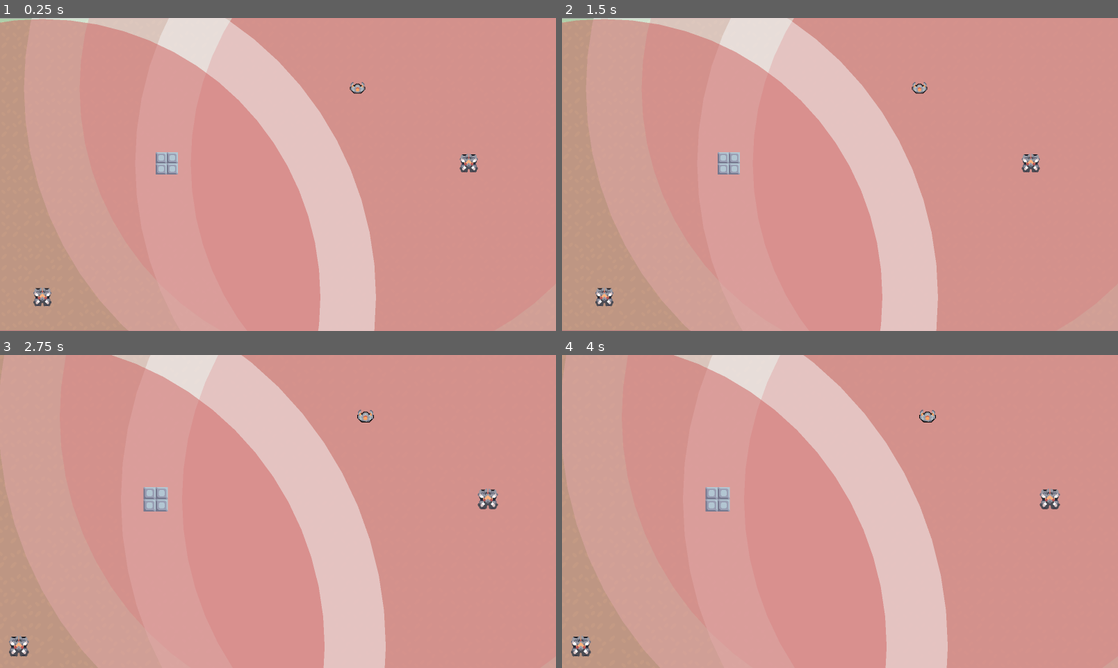
Above: before the commit, frames 1-4 (two rows, left to right).
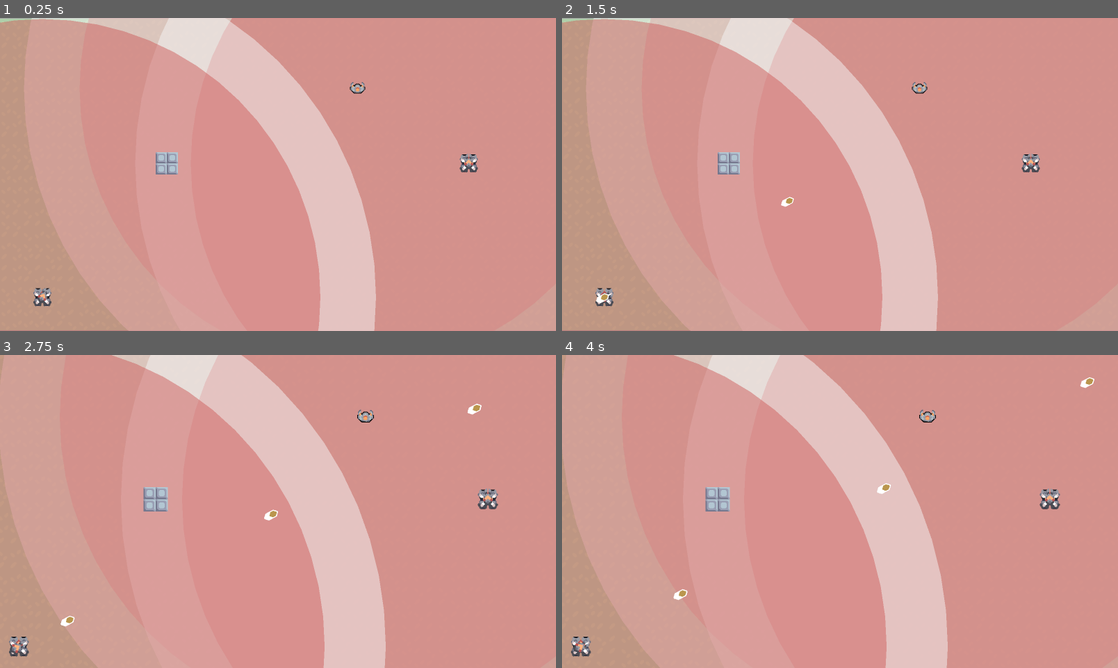
Above: after the commit, the same moments.

Repository: ToxicStarfall/mindustry-recreation
Game: Godot game, scene res://main.tscn
The game is run twice, just before and just after one commit, with the same random seed, the same clock (stepped at 60 frames per second) and the same inputs.
Inputs (mouse positions are in pixels of both pictures, inside the frame that each line leads up to):
- Up to frame 1 (0.25 s): no input
- Up to frame 2 (1.5 s): tap Enter at 0.5 s; drag from (734, 168) to (917, 89) at 0.52 s; tap Space at 1.25 s; drag from (723, 168) to (917, 89) at 1.27 s
- Up to frame 3 (2.75 s): move the mouse to (161, 495) at 2.02 s; hold D (move_right) from 2.03 s (still down); hold Mouse wheel up (zoom_in) from 2.03 s (still down); click (161, 495) at 2.3 s
- Up to frame 4 (4 s): release D (move_right) at 2.75 s; release Mouse wheel up (zoom_in) at 2.75 s; drag from (723, 492) to (928, 417) at 2.77 s; drag from (928, 417) to (712, 492) at 3.52 s

The runs differ from the first frame. In frame 1, less than 0.1% of the frame differs, in the area x 6-9%, y 86-91%; in frame 2, 0.1%; in frame 3, 0.3%, in the area x 1-87%, y 15-96%; in frame 4, 0.2%.

Commit message:
Temp fix for targeting

Diff:
--- a/components/node/attack_component.gd
+++ b/components/node/attack_component.gd
@@ -17,22 +17,19 @@
 
 
 func _unhandled_input(event: InputEvent) -> void:
-	if get_parent().is_controlled:
-		if event.is_action_pressed("attack"):
-			is_attacking = true
-		elif event.is_action_released("attack"):
-			is_attacking = false
+	#if get_parent().is_controlled:
+		#if event.is_action_pressed("attack"):
+			#is_attacking = true
+		#if event.is_action_released("attack"):
+			#is_attacking = false
 
-	if event.is_action("attack"):
-		if is_attacking:
-				for weapon in weapons:
-					#weapon.attacking = true
-					weapon.attacking = true #if weapon.target != null else false
-		else:
-				for weapon in weapons:
-					#weapon.attacking = false
-					weapon.attacking = false if weapon.target == null else true
-					pass
+		#if is_attacking:
+			#for weapon in weapons:
+				#weapon.attacking = true
+		#else:
+			#for weapon in weapons:
+				#weapon.attacking = false #if weapon.target == null else true  # Attacking stays true if there is a target.
+	pass
 
 
 func _physics_process(_delta: float) -> void:
@@ -41,5 +38,16 @@
 			weapon.target_position = get_parent().get_global_mouse_position()
 
 
-func attack_target():
-	pass
+func set_attack_status(status: bool):
+	is_attacking = status
+
+	for weapon in weapons:
+		weapon.attacking = is_attacking
+		#print(weapon.attacking)
+
+		if !owner.is_controlled and !is_attacking:
+			if weapon.target != null:
+				weapon.attacking = true  # Enable attacking if there was a previous target once player control stops.
+		#if is_attacking == false and :
+			#if weapon.target != null:
+				#weapon.attacking = true
--- a/components/node/targeting_component.gd
+++ b/components/node/targeting_component.gd
@@ -14,7 +14,7 @@
 
 @export_group("Targeting")
 @export var targets_closest: bool = true
-@export var targets_weakest: bool = true
+@export var targets_strongest: bool = true
 
 
 var entities: Array[Entity] = []  ## The entities which are in sight range.
@@ -43,7 +43,7 @@
 				targets.append(entity)
 		else:
 			targets.erase(entity)
-			target_lost.emit(entity)
+			#target_lost.emit(entity)
 			current_target = null
 
 	if !targets.is_empty():
@@ -66,17 +66,18 @@
 func _on_body_entered(body: Node2D):
 	if body is Entity:
 		if !body == self.get_parent():  # Disallow self
-			if body.faction != self.get_parent().faction:  # Disallow same faction
+			if body.faction != self.get_parent().faction or body.faction == Entity.Faction.NONE:  # Disallow same faction
 				entities.append(body)
 
 
 func _on_body_exited(body: Node2D):
-	# NOTE: Delted entities send exit signals
+	# NOTE: Deleted entities send exit signals
 	if body is Entity:
 		if !body == self.get_parent():
-			entities.erase(body)
-			targets.erase(body)
+			if entities.has(body):
+				entities.erase(body)
+				targets.erase(body)
 
-			target_lost.emit(current_target)
-			current_target = null
+				target_lost.emit(current_target)
+				current_target = null
 	#print(body)
--- a/entities/entity.gd
+++ b/entities/entity.gd
@@ -92,10 +92,12 @@
 func _unhandled_input(event: InputEvent) -> void:
 	if AttackComp:
 		if is_controlled:
-			if event.is_action_pressed("attack"):
-				AttackComp.is_attacking = true
+			if event.is_action_pressed("attack", false, true):
+				#AttackComp.is_attacking = true
+				AttackComp.set_attack_status(true)
 			if event.is_action_released("attack"):
-				AttackComp.is_attacking = false
+				#AttackComp.is_attacking = false
+				AttackComp.set_attack_status(false)
 		if is_selected:
 			pass
 
@@ -123,10 +125,11 @@
 		self.queue_free()
 
 
+## Runs when there is no current target and a new target is found.
 func _on_target_found(entity: Entity):
 	if !is_controlled:
+		print(self, " - target found: ", entity)
 		if entity.is_targetable:
-			#print("target found: ", entity)
 			for weapon in weapons:
 				weapon.attacking = true
 				#weapon.target_position = entity.global_position
@@ -134,18 +137,23 @@
 			pass
 
 
+## Runs when the current target changes to another valid target.
 func _on_target_changed(entity: Entity):
-	if entity.is_targetable:
-		#print("target changed: ", entity)
-		for weapon in weapons:
-			#weapon.attacking = true
-			#weapon.target_position = entity.global_position
-			weapon.target = entity
+	if !is_controlled:
+		print(self, " - target changed: ", entity)
+		if entity.is_targetable:
+			for weapon in weapons:
+				#weapon.attacking = true
+				#weapon.target_position = entity.global_position
+				weapon.target = entity
 
 
+## Runs when the current target is lost and there are no other valid targets.
 func _on_target_lost(entity: Entity):
-	#print("target lost: ", entity)
-	for weapon in weapons:
-		weapon.attacking = false
-		weapon.target = null
-		weapon.target_position = Vector2.ZERO
+	if !is_controlled:
+		#if entity.is_targetable:
+			print(self, " - target lost: ", entity)
+			for weapon in weapons:
+				weapon.attacking = false
+				weapon.target = null
+				weapon.target_position = Vector2.ZERO
